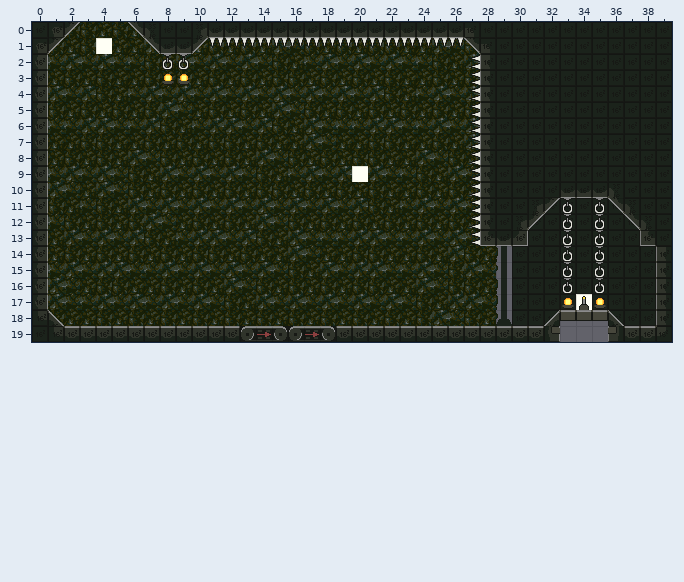
Tiled map -- assets/levels/core.tmx. The first picture shows the starting point.
Cells are 16x16 px. Shown: x 0..39, y 0..19.
New version:
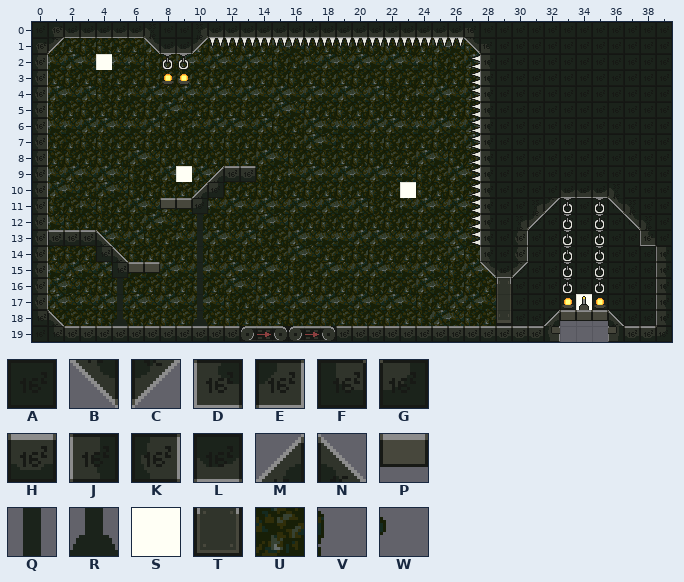
Key: from "prototype-basic-tiles": A 0, B 10, C 11, D 24, E 25, F 26, G 27, H 32, J 34, K 35, L 40, M 48, N 49, P 73, Q 74, R 75; from "prototype-interactive-elements": S 16, T 36, U 44, V 63, W 79.
_ is an empty cell, . an unchanged one.
Objects are placed by their top-left corner, in cells (3,4 is the top-left corner of cell 3,4); size is 1x1 cell unless given.
The exact change:
--- layer "background"
@@ x 28..30 @@
-14 UVA
-15 .W.
-16 .V.
-17 .V.
-18 .W.
+14 ___
+15 ._.
+16 ._.
+17 ._.
+18 ._.
--- layer "collision"
@@ x 2..6 @@
- 0 C___B
+ 0 LLLLL
@@ x 8..13 @@
- 9 ...___
-10 ..__..
-11 ___...
+ 9 ...MHH
+10 ..MG..
+11 PPG...
@@ x 1..30 @@
-13 ____.......................DLE
-14 ...__......................___
-15 ....___....................___
+13 HHHN.......................JAK
+14 ...FN......................JAK
+15 ....FPP....................BLC
--- layer "objects"
-S "spawn-player" at 4,1
+S "spawn-player" at 4,2
-S "zuck" at 20,9
+S "zuck" at 23,10
+S "alien" at 9,9
+T "door" at 29,16 size 1x3
--- layer "foreground"
@@ x 5..29 @@
-12 ....._...................
-13 ....._...................
-14 ....._..................Q
-15 ....._..................Q
-16 _...._..................Q
-17 _...._..................Q
-18 _...._..................R
+12 .....Q...................
+13 .....Q...................
+14 .....Q.................._
+15 .....Q.................._
+16 Q....Q.................._
+17 Q....Q.................._
+18 R....R.................._
